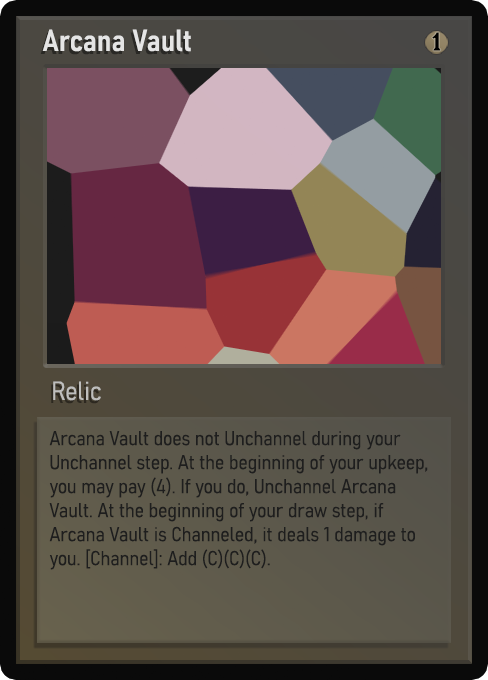
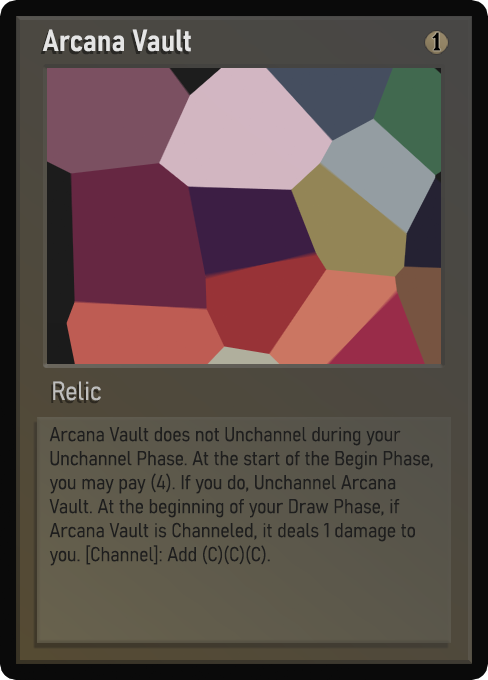
Revision of a layered w=488, h=680 image; what changed, layer by layer:
renamed "Desc_smaller" to "Desc_small", showed it, moved it above "Desc_smaller", painted on it over [49, 427, 433, 566]
renamed "Desc_small" to "Desc_smaller", hid it, painted on it over [49, 427, 429, 570]
